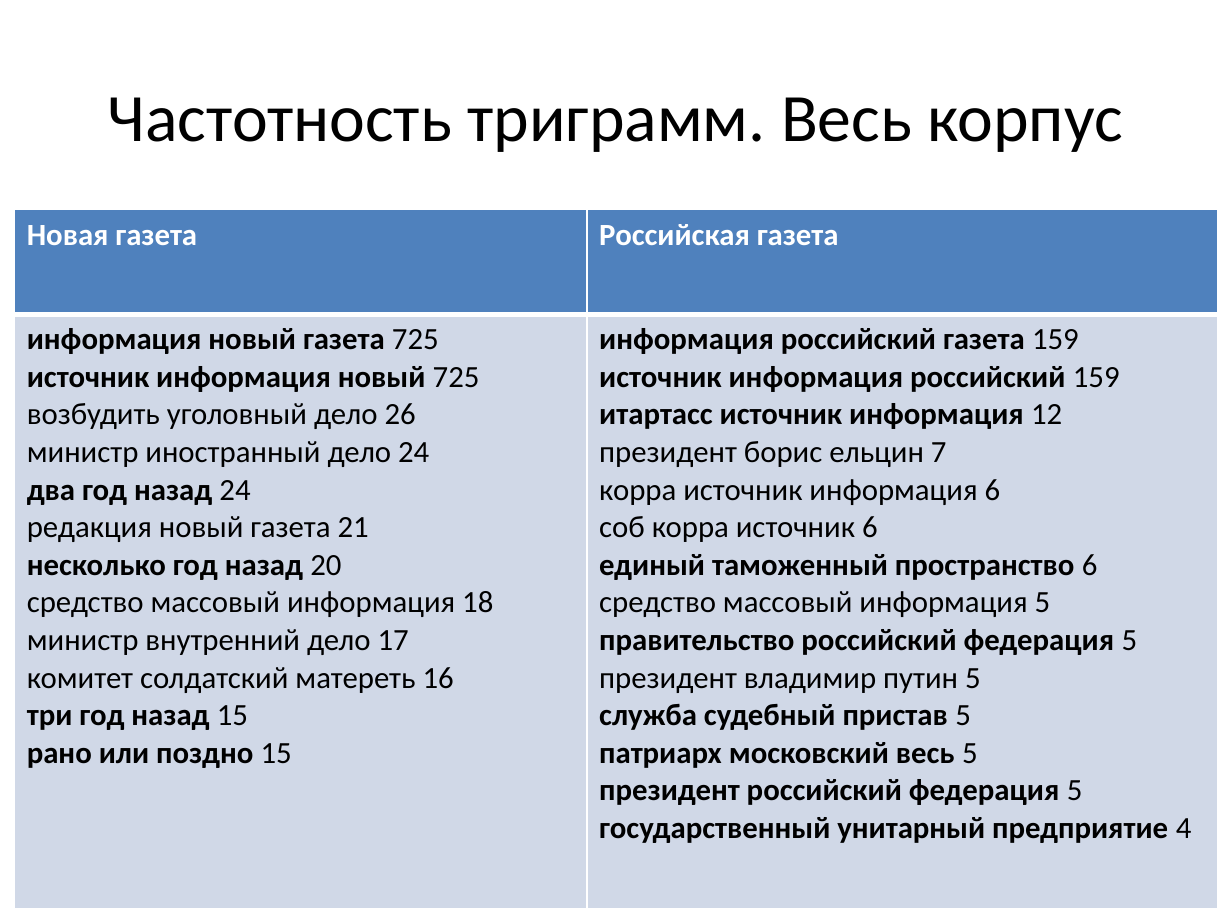
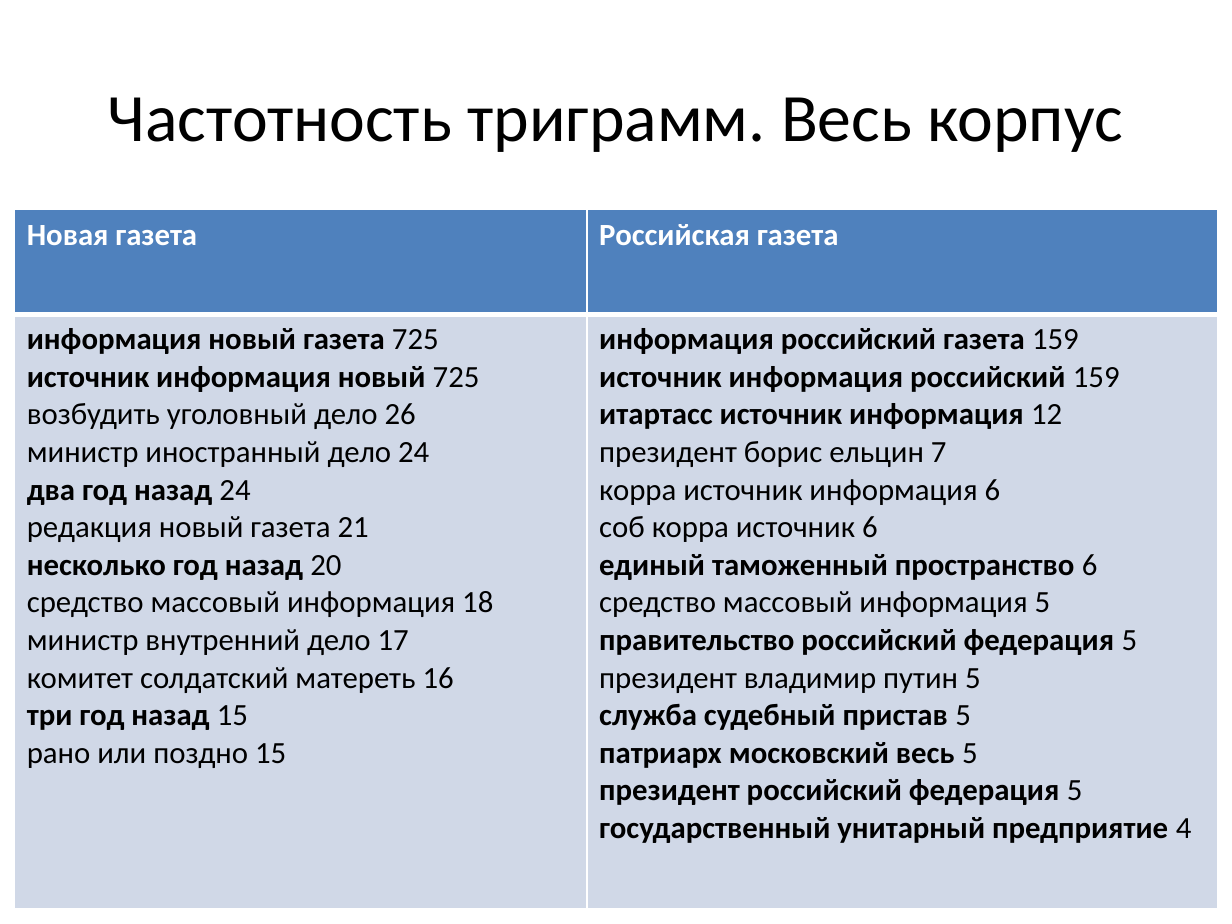
Before and after one commit to arassadin/hse_ling, a slide deck: slide 25 of ng_rg_presentation.pptx (slide 24 before the commit). Drawn at 1232x924 pixels with LibreOffice and Linux fonts; fonts in the diff are those of the drawing. Boxes give left, top, right and bottom in pixels: in the first picture for what was removed or moved away, otherwise in the second. Text is boxed around its words. In the diff, an @@ line names an element or a change of style, - is before the commit and + after.

```diff
--- a/ng_rg_presentation.pptx
+++ b/ng_rg_presentation.pptx
@@ table at bbox=[15, 209, 1218, 908] @@
@@ bold off in "рано или поздно" @@
```
Also in this commit, not shown: 4 other slides changed, 5 slides added, 2 slides removed.
